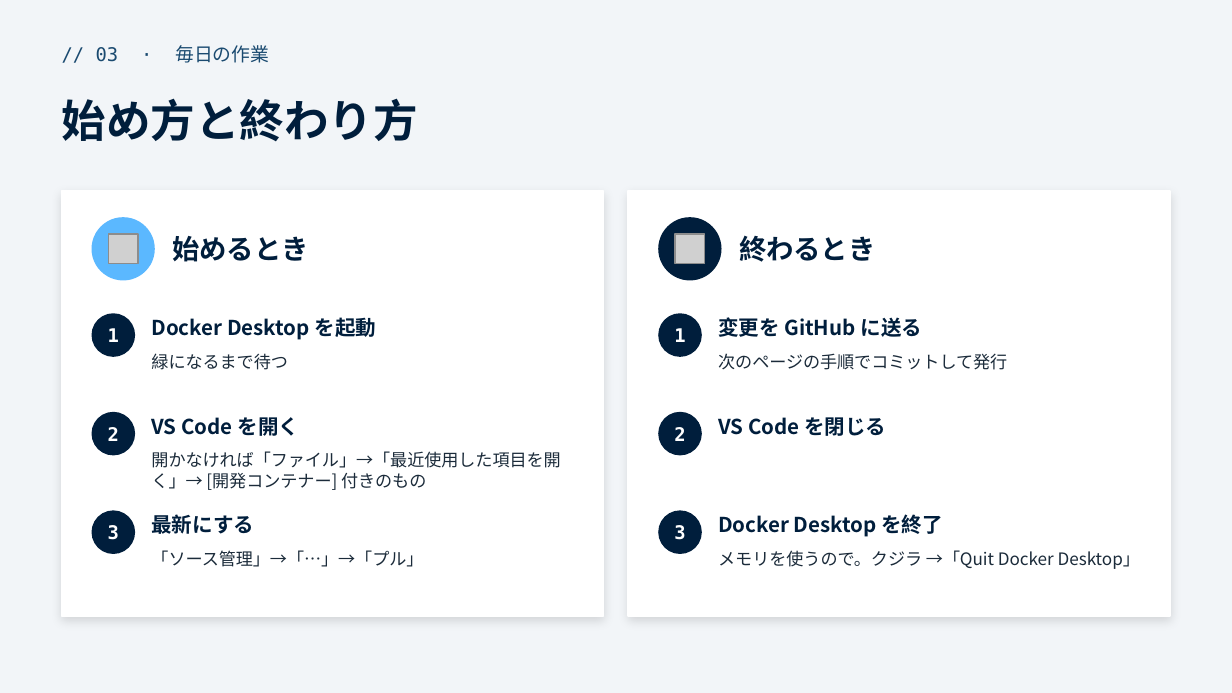
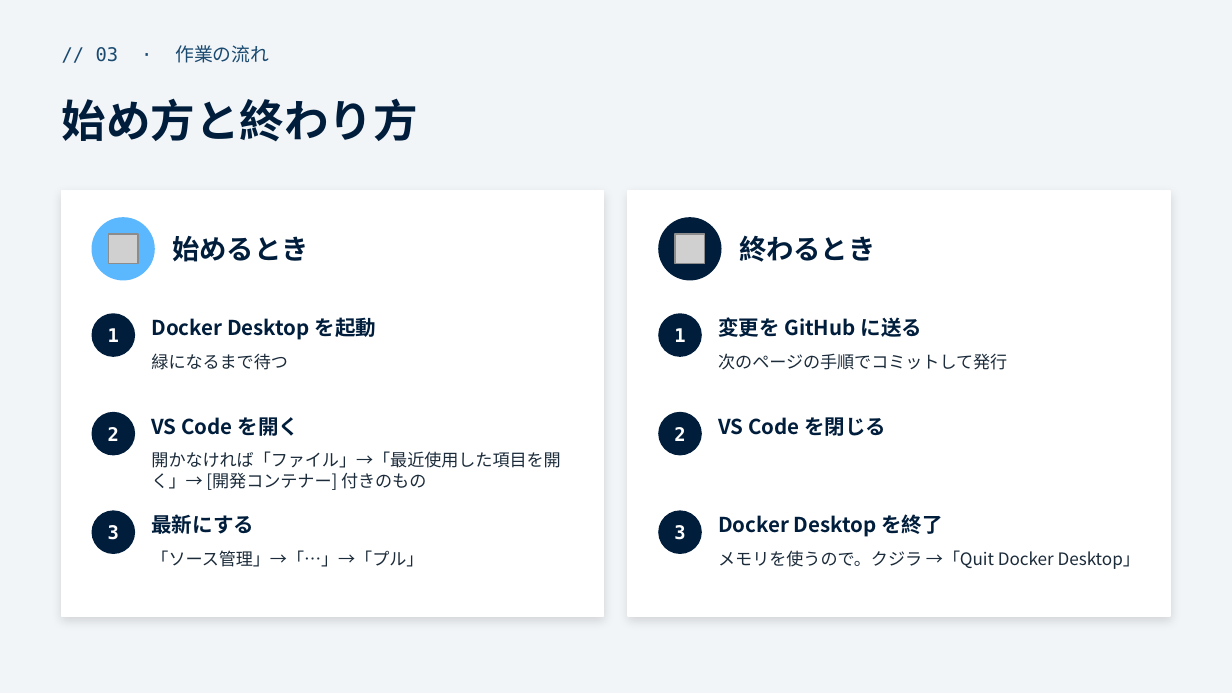
Before and after one commit to funITclub/homepage, a slide deck: slide 3 of static/guide/03_開発の進め方.pptx. Drawn at 1232x693 pixels with LibreOffice and Linux fonts; fonts in the diff are those of the drawing; grey boxes stand for pictures. Boxes give left, top, right and bottom in pixels: in the first picture for what was removed or moved away, otherwise in the second. Text is boxed around its words. In the diff, an @@ line names an element or a change of style, - is before the commit and + after.

```diff
--- a/static/guide/03_開発の進め方.pptx
+++ b/static/guide/03_開発の進め方.pptx
@@ text at (96,45,269,63): text changed @@
-// 03 · 毎日の作業
+// 03 · 作業の流れ
```
Also in this commit, not shown: 1 other slide changed, 7 other files.
